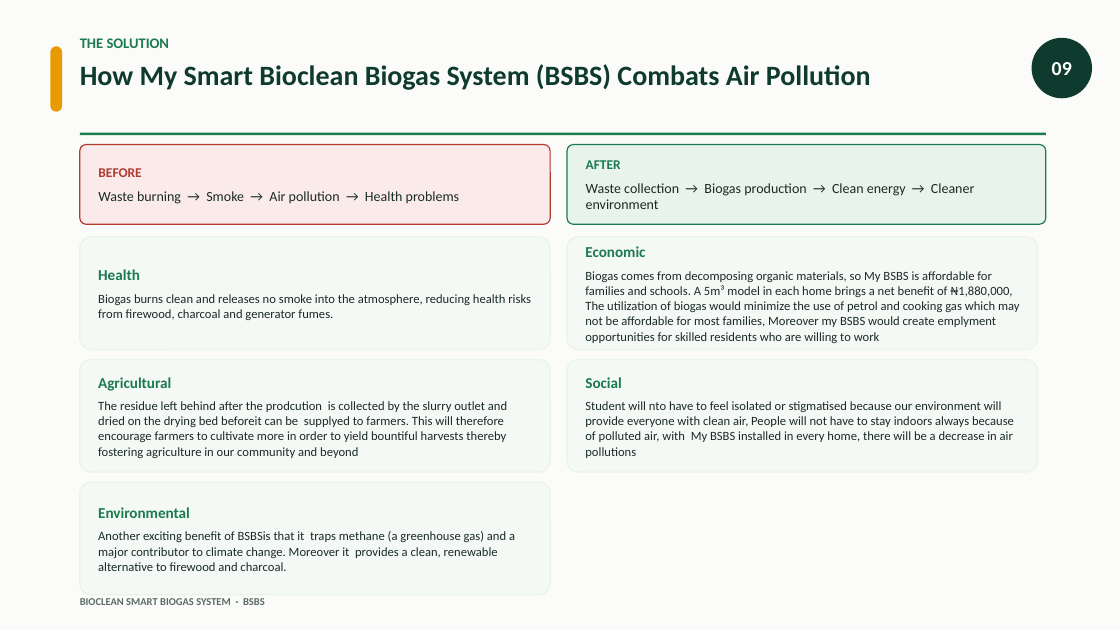
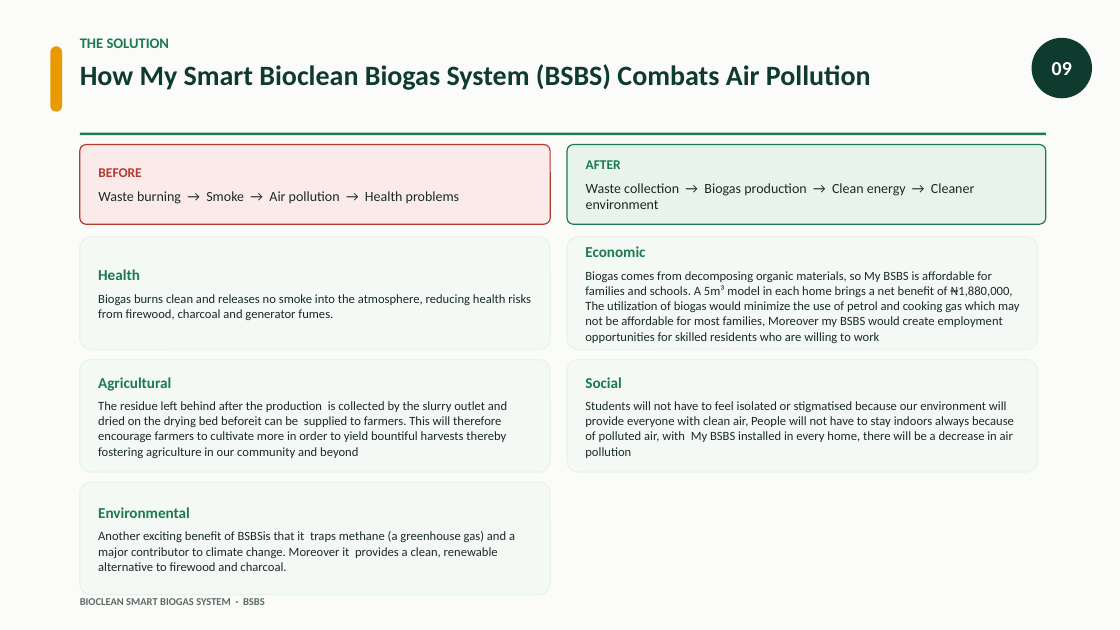
Before and after one commit to Tor3x-Coder/daniella-website, a slide deck: slide 9 of deliverables/Bioclean_Smart_Biogas_Presentation.pptx. Drawn at 1120x630 pixels with LibreOffice and Linux fonts; fonts in the diff are those of the drawing. Boxes give left, top, right and bottom in pixels: in the first picture for what was removed or moved away, otherwise in the second. Text is boxed around its words. In the diff, an @@ line names an element or a change of style, - is before the commit and + after.

```diff
--- a/deliverables/Bioclean_Smart_Biogas_Presentation.pptx
+++ b/deliverables/Bioclean_Smart_Biogas_Presentation.pptx
@@ text in rounded rectangle at bbox=[585, 271, 1020, 343]: text changed @@
-Biogas comes from decomposing organic materials, so My BSBS is affordable for families and schools. A 5m³ model in each home brings a net benefit of ₦1,880,000, The utilization of biogas would minimize the use of petrol and cooking gas which may not be affordable for most families, Moreover my BSBS would create emplyment opportunities for skilled residents who are willing to work
+Biogas comes from decomposing organic materials, so My BSBS is affordable for families and schools. A 5m³ model in each home brings a net benefit of ₦1,880,000, The utilization of biogas would minimize the use of petrol and cooking gas which may not be affordable for most families, Moreover my BSBS would create employment opportunities for skilled residents who are willing to work
@@ text in rounded rectangle at bbox=[98, 401, 507, 458]: text changed @@
-The residue left behind after the prodcution is collected by the slurry outlet and dried on the drying bed beforeit can be supplyed to farmers. This will therefore encourage farmers to cultivate more in order to yield bountiful harvests thereby fostering agriculture in our community and beyond
+The residue left behind after the production is collected by the slurry outlet and dried on the drying bed beforeit can be supplied to farmers. This will therefore encourage farmers to cultivate more in order to yield bountiful harvests thereby fostering agriculture in our community and beyond
@@ text in rounded rectangle at bbox=[585, 401, 1014, 458]: text changed @@
-Student will nto have to feel isolated or stigmatised because our environment will provide everyone with clean air, People will not have to stay indoors always because of polluted air, with My BSBS installed in every home, there will be a decrease in air pollutions
+Students will not have to feel isolated or stigmatised because our environment will provide everyone with clean air, People will not have to stay indoors always because of polluted air, with My BSBS installed in every home, there will be a decrease in air pollution
```
Also in this commit, not shown: 2 other slides changed, 3 other files.
